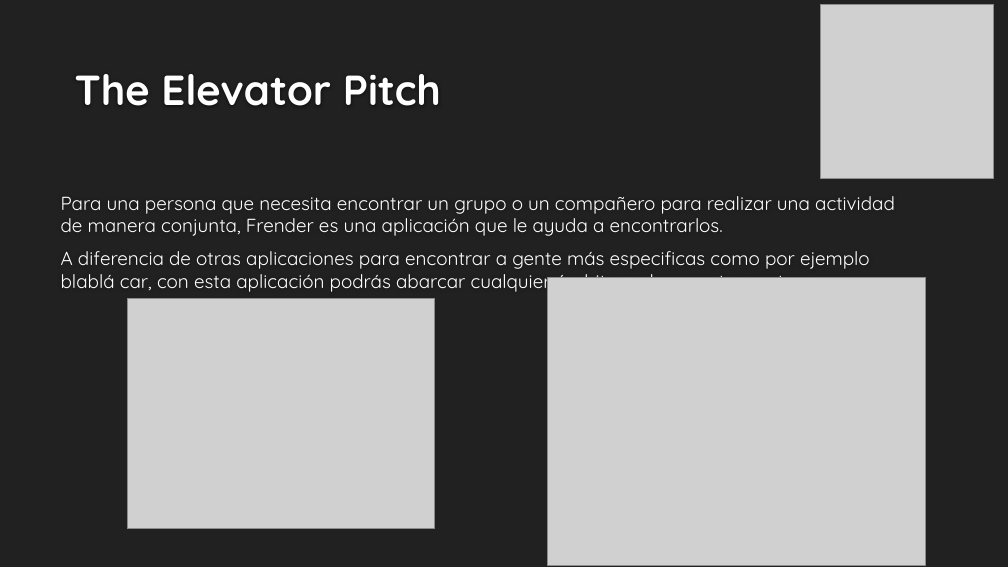
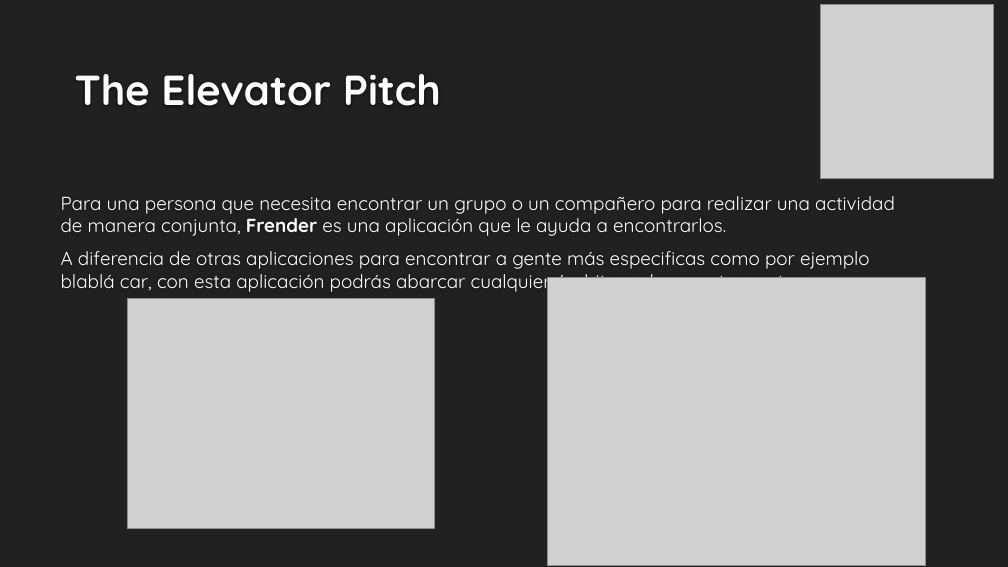
Before and after one commit to TCL90/PSG, a slide deck: slide 2 of Presentación PSG.pptx. Drawn at 1008x567 pixels with LibreOffice and Linux fonts; fonts in the diff are those of the drawing; grey boxes stand for pictures; background and template pictures are left out. Boxes give left, top, right and bottom in pixels: in the first picture for what was removed or moved away, otherwise in the second. Text is boxed around its words. In the diff, an @@ line names an element or a change of style, - is before the commit and + after.

```diff
--- a/Presentación PSG.pptx
+++ b/Presentación PSG.pptx
@@ text at <box>61,196,895,236</box>: bold on in "Frender" @@
```
Also in this commit, not shown: 1 other file.
